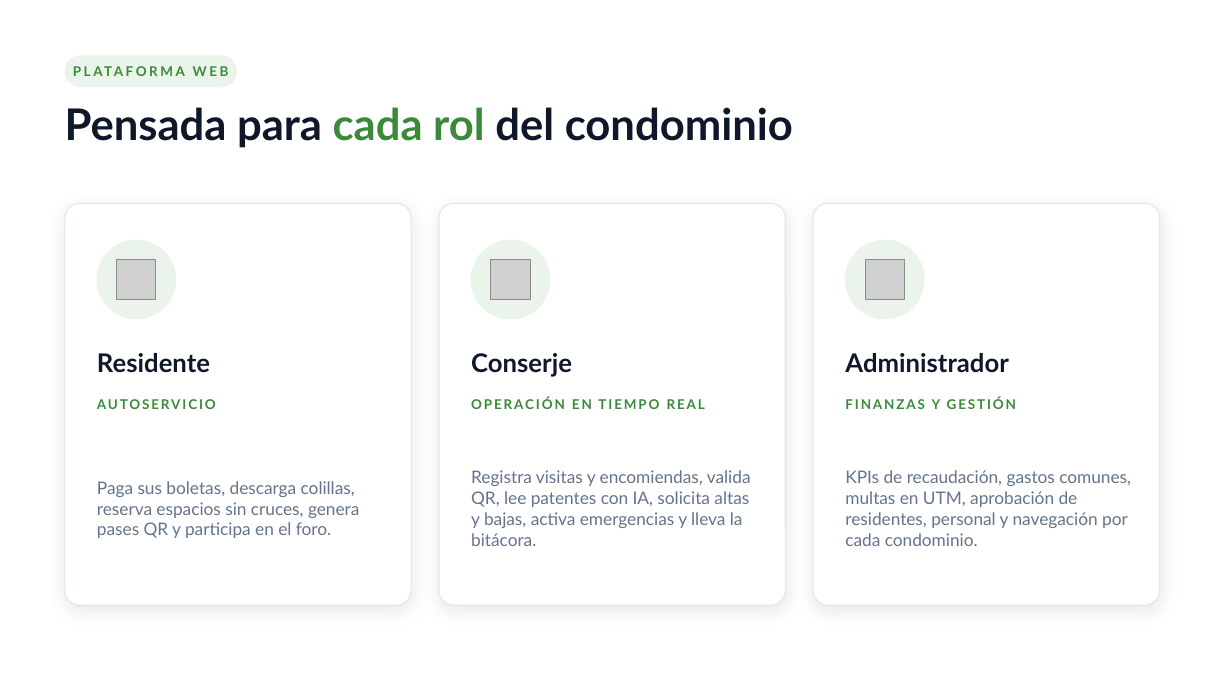
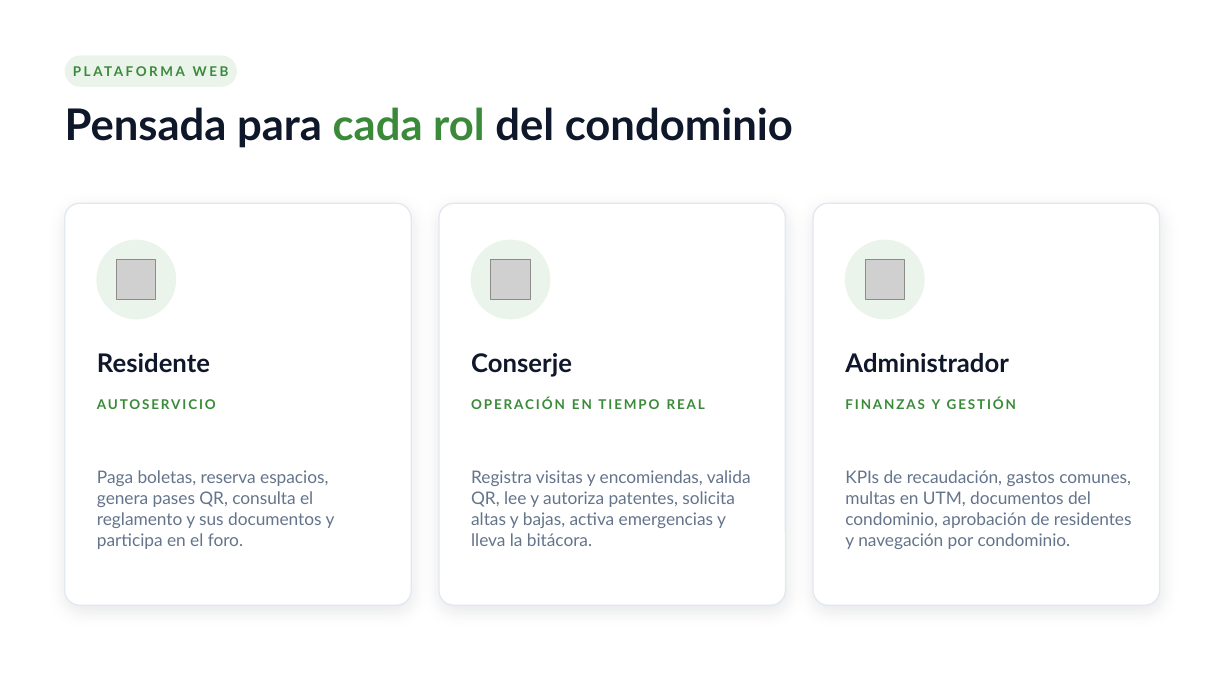
Before and after one commit to Ela04/Capstone, a slide deck: slide 5 of Fase 2/Evidencias Proyecto/Presentación Proyecto Fase 2.pptx. Drawn at 1232x693 pixels with LibreOffice and Linux fonts; fonts in the diff are those of the drawing; grey boxes stand for pictures; background and template pictures are left out. Boxes give left, top, right and bottom in pixels: in the first picture for what was removed or moved away, otherwise in the second. Text is boxed around its words. In the diff, an @@ line names an element or a change of style, - is before the commit and + after.

Commit message:
git commit -m "docs: actualiza documentos con documentos del condominio, configuración, tema oscuro y autorización manual de patentes"

```diff
--- a/Fase 2/Evidencias Proyecto/Presentación Proyecto Fase 2.pptx
+++ b/Fase 2/Evidencias Proyecto/Presentación Proyecto Fase 2.pptx
@@ text at <box>97,470,335,549</box>: text changed @@
-Paga sus boletas, descarga colillas, reserva espacios sin cruces, genera pases QR y participa en el foro.
+Paga boletas, reserva espacios, genera pases QR, consulta el reglamento y sus documentos y participa en el foro.
@@ text at <box>471,470,751,546</box>: text changed @@
-Registra visitas y encomiendas, valida QR, lee patentes con IA, solicita altas y bajas, activa emergencias y lleva la bitácora.
+Registra visitas y encomiendas, valida QR, lee y autoriza patentes, solicita altas y bajas, activa emergencias y lleva la bitácora.
@@ text at <box>845,470,1132,549</box>: text changed @@
-KPIs de recaudación, gastos comunes, multas en UTM, aprobación de residentes, personal y navegación por cada condominio.
+KPIs de recaudación, gastos comunes, multas en UTM, documentos del condominio, aprobación de residentes y navegación por condominio.
```
Also in this commit, not shown: 3 other slides changed, 52 other files.
